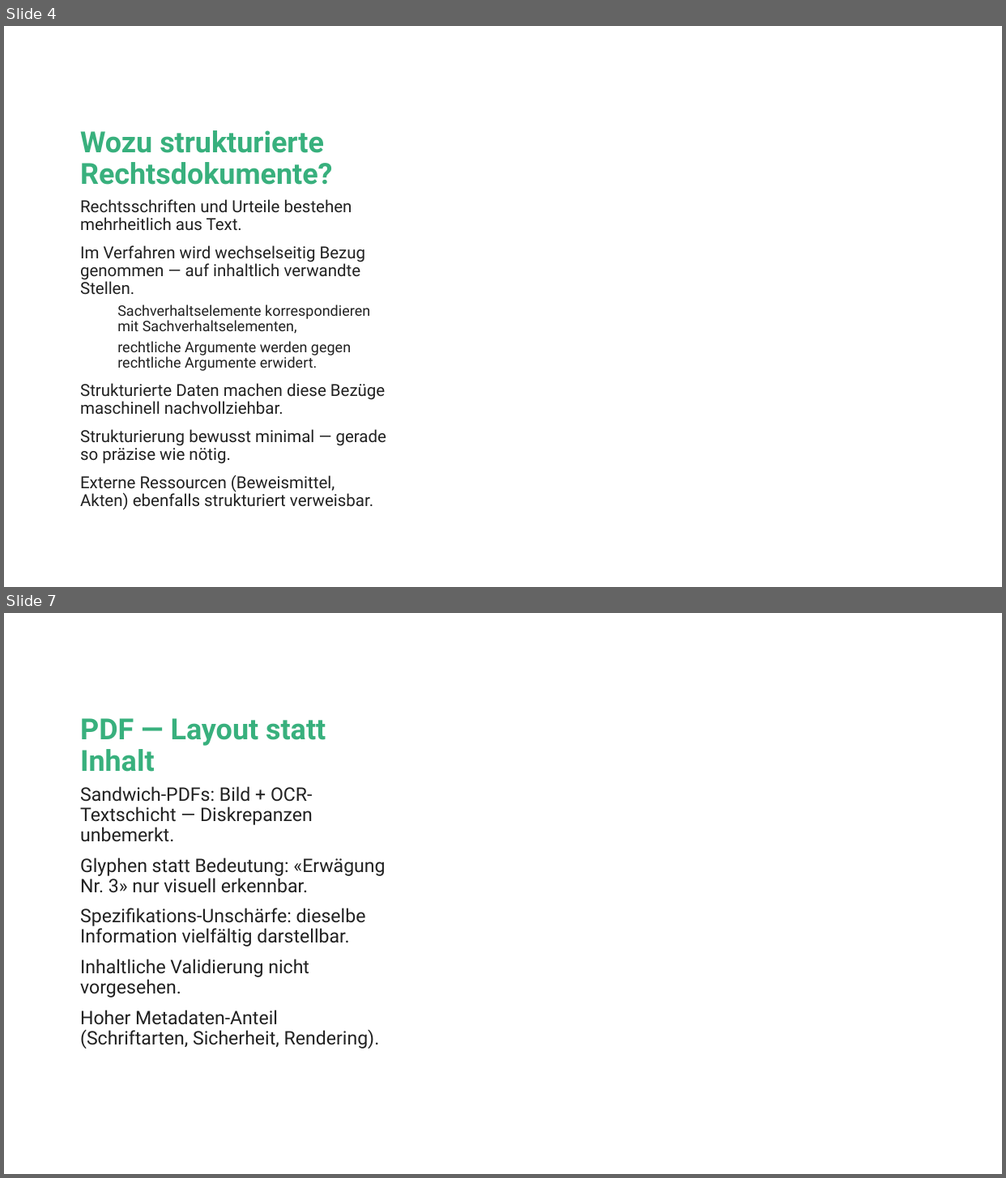
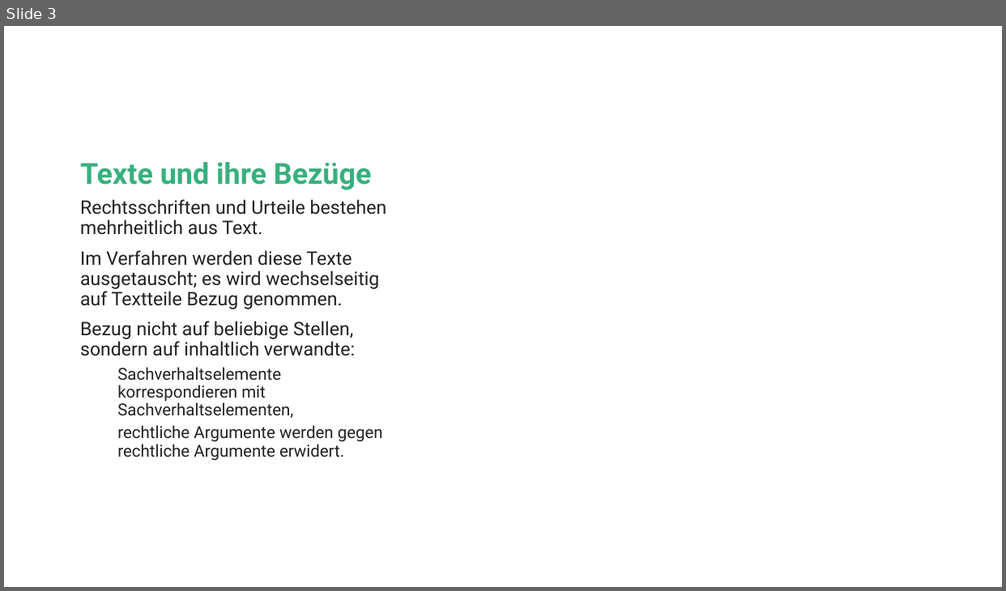
Before and after one commit to jan-nicklaus/LegalXML, a slide deck: Beispiele/sebastian/xml-vorteile.pptx. Shown one above the other, each under a label of ours: slides 4 and 7 before the commit, slide 3 after it; the slides between them are not shown. The pictures are 1006x1178 and 1006x591 pixels, drawn with LibreOffice and Linux fonts; fonts in the diff are those of the drawing; background and template pictures are left out. Boxes give left, top, right and bottom in pixels: in the first picture for what was removed or moved away, otherwise in the second. Text is boxed around its words. In the diff, an @@ line names an element or a change of style, - is before the commit and + after.

```diff
--- a/Beispiele/sebastian/xml-vorteile.pptx
+++ b/Beispiele/sebastian/xml-vorteile.pptx
@@ slide 7 removed at (x1=4, y1=613, x2=1002, y2=1174), background #FFFFFF @@
@@ title removed at (x1=80, y1=718, x2=326, y2=772) @@
-PDF — Layout statt Inhalt
@@ text removed at (x1=80, y1=786, x2=385, y2=1049) @@
-Sandwich-PDFs: Bild + OCR-Textschicht — Diskrepanzen unbemerkt.
-Glyphen statt Bedeutung: «Erwägung Nr. 3» nur visuell erkennbar.
-Spezifikations-Unschärfe: dieselbe Information vielfältig darstellbar.
-Inhaltliche Validierung nicht vorgesehen.
-Hoher Metadaten-Anteil (Schriftarten, Sicherheit, Rendering).
@@ what was slide 4 is now slide 3 @@
@@ slide 3 changed as well @@
@@ title at (x1=80, y1=162, x2=372, y2=190): text changed @@
-Wozu strukturierte Rechtsdokumente?
+Texte und ihre Bezüge
@@ text at (x1=80, y1=199, x2=387, y2=461): size 16 to 18 pt in "Rechtsschriften und Urteile bestehen mehrheitlich aus Text."; size 14 to 16 pt in "Sachverhaltselemente korrespondieren mit Sachverhaltselement ...", "rechtliche Argumente werden gegen rechtliche Argumente erwid ..." @@
@@ text at (x1=80, y1=250, x2=379, y2=356): text changed; size 16 to 18 pt @@
-Im Verfahren wird wechselseitig Bezug genommen — auf inhaltlich verwandte Stellen.
+Im Verfahren werden diese Texte ausgetauscht; es wird wechselseitig auf Textteile Bezug genommen.
+Bezug nicht auf beliebige Stellen, sondern auf inhaltlich verwandte:
@@ text at (x1=80, y1=383, x2=386, y2=510): paragraphs removed @@
-Strukturierte Daten machen diese Bezüge maschinell nachvollziehbar.
-Strukturierung bewusst minimal — gerade so präzise wie nötig.
-Externe Ressourcen (Beweismittel, Akten) ebenfalls strukturiert verweisbar.
```
Also in this commit, not shown: 2 other slides changed, 2 slides added, 9 other slides removed, 7 other files.
